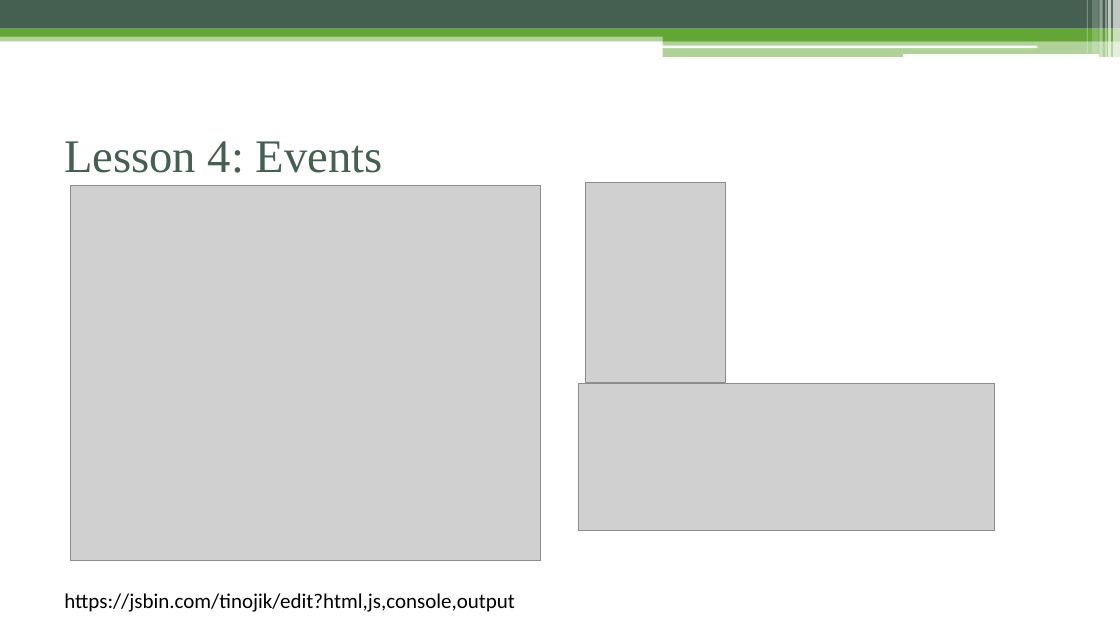
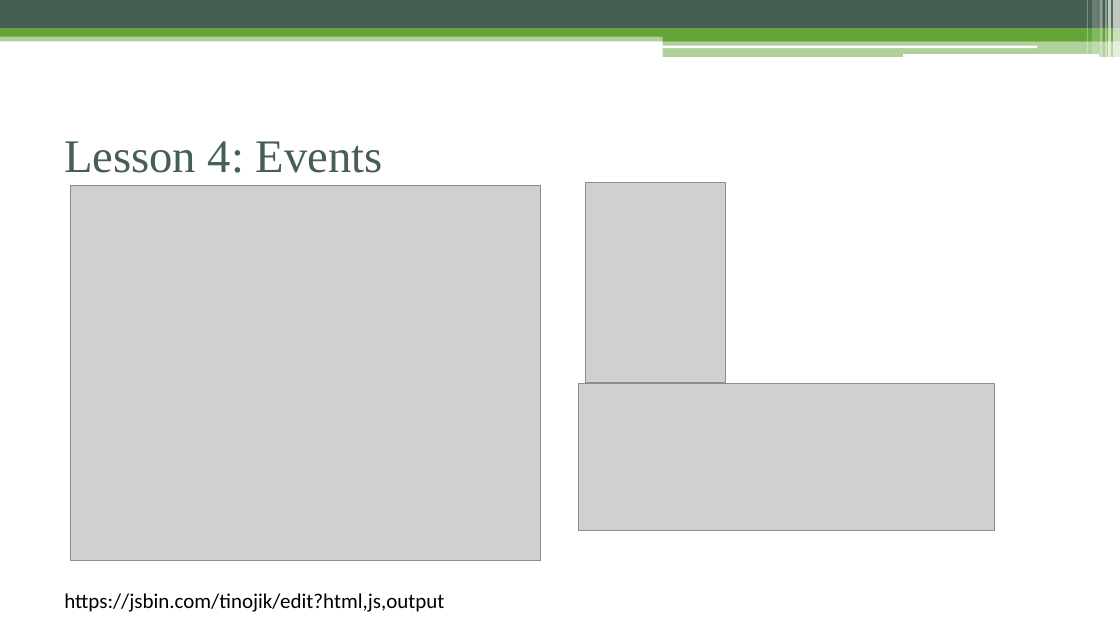
Before and after one commit to phamtuanchip/7dayswithvuejs, a slide deck: slide 29 of vuejs-2.0.pptx. Drawn at 1120x630 pixels with LibreOffice and Linux fonts; fonts in the diff are those of the drawing; grey boxes stand for pictures. Boxes give left, top, right and bottom in pixels: in the first picture for what was removed or moved away, otherwise in the second. Text is boxed around its words. In the diff, an @@ line names an element or a change of style, - is before the commit and + after.

```diff
--- a/vuejs-2.0.pptx
+++ b/vuejs-2.0.pptx
@@ text at <box>64,593,444,612</box>: text changed @@
-https://jsbin.com/tinojik/edit?html,js,console,output
+https://jsbin.com/tinojik/edit?html,js,output
```
Also in this commit, not shown: 5 other slides changed, 1 slide added, 21 other files.
